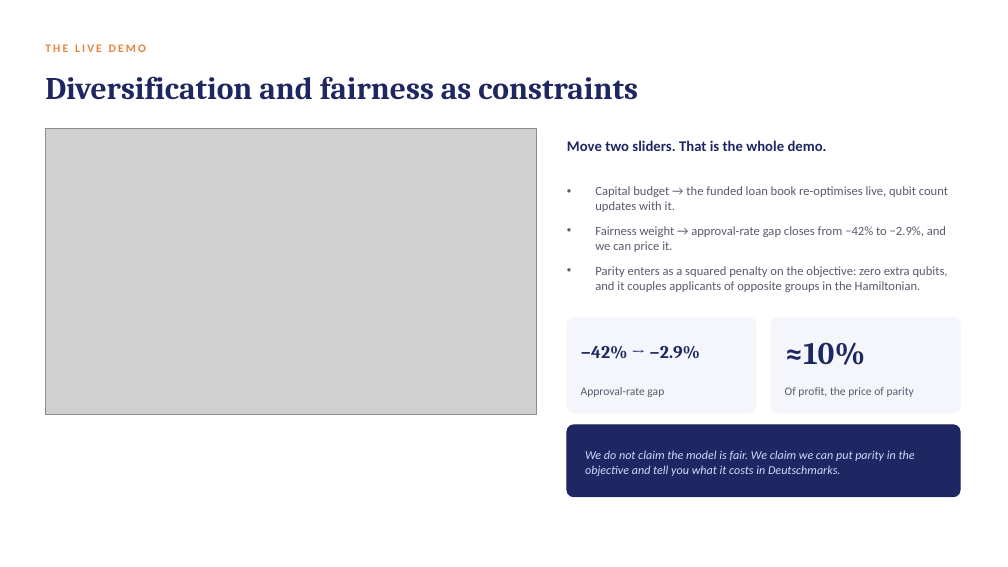
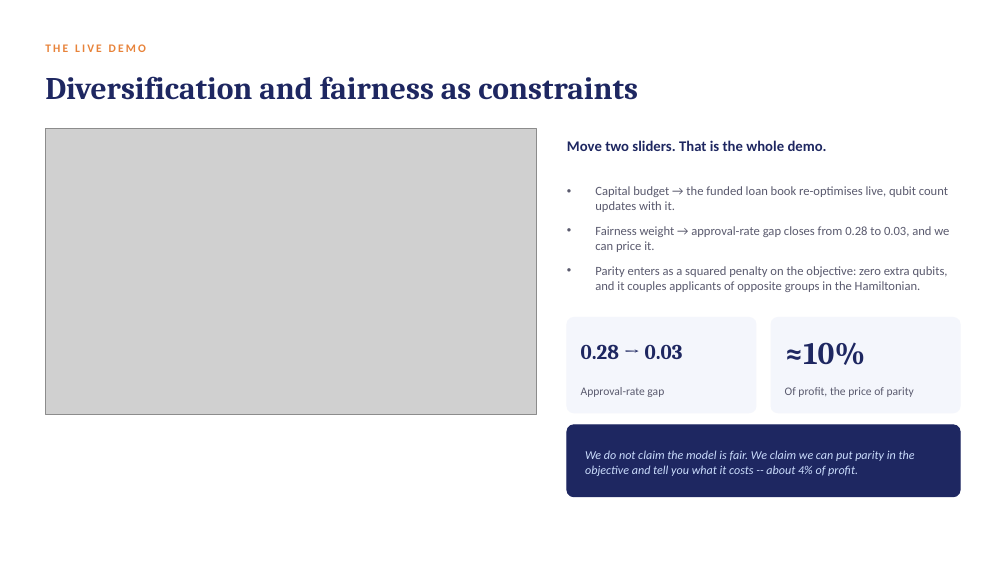
Before and after one commit to Dexterous-Ruler/quantum-loan-portfolio-allocator, a slide deck: slide 4 of PRESENTATION.pptx. Drawn at 1008x567 pixels with LibreOffice and Linux fonts; fonts in the diff are those of the drawing; grey boxes stand for pictures. Boxes give left, top, right and bottom in pixels: in the first picture for what was removed or moved away, otherwise in the second. Text is boxed around its words. In the diff, an @@ line names an element or a change of style, - is before the commit and + after.

```diff
--- a/PRESENTATION.pptx
+++ b/PRESENTATION.pptx
@@ text at (x1=595, y1=226, x2=949, y2=252): text changed @@
-• Fairness weight → approval-rate gap closes from −42% to −2.9%, and we can price it.
+• Fairness weight → approval-rate gap closes from 0.28 to 0.03, and we can price it.
@@ text at (x1=581, y1=344, x2=683, y2=359): text changed; size 17 to 20 pt @@
-−42% → −2.9%
+0.28 → 0.03
@@ text at (x1=585, y1=450, x2=915, y2=476): text changed @@
-We do not claim the model is fair. We claim we can put parity in the objective and tell you what it costs in Deutschmarks.
+We do not claim the model is fair. We claim we can put parity in the objective and tell you what it costs -- about 4% of profit.
```
Also in this commit, not shown: 2 other slides changed, 4 other files.
